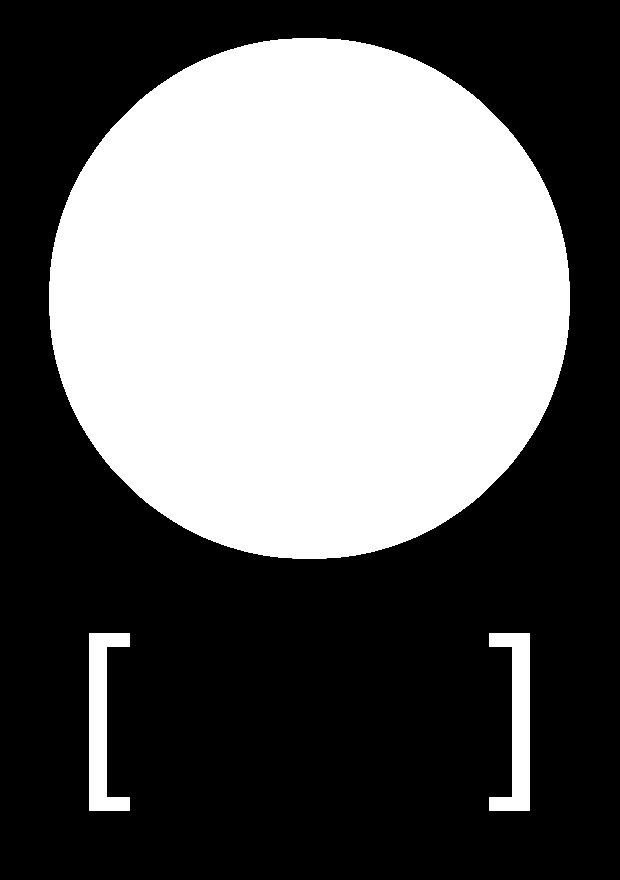
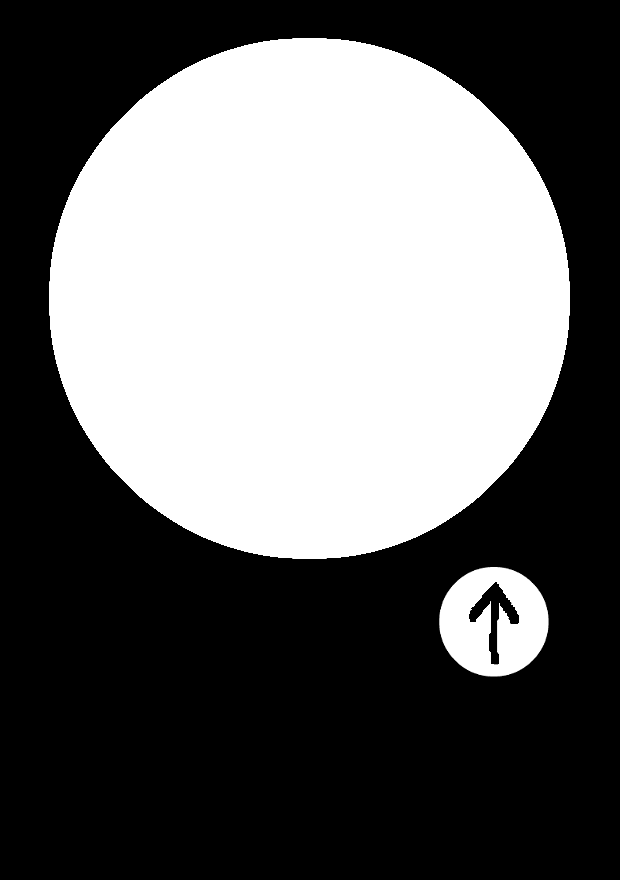
Revision of a layered 620px x 880px image; what changed, layer by layer:
added layer "Pasted Layer #2" above "Pasted Layer #1" over <box>439,567,549,677</box>
hid "Layer", painted on it over <box>439,567,549,676</box>
removed layer "[ ]" over <box>89,633,530,811</box>
